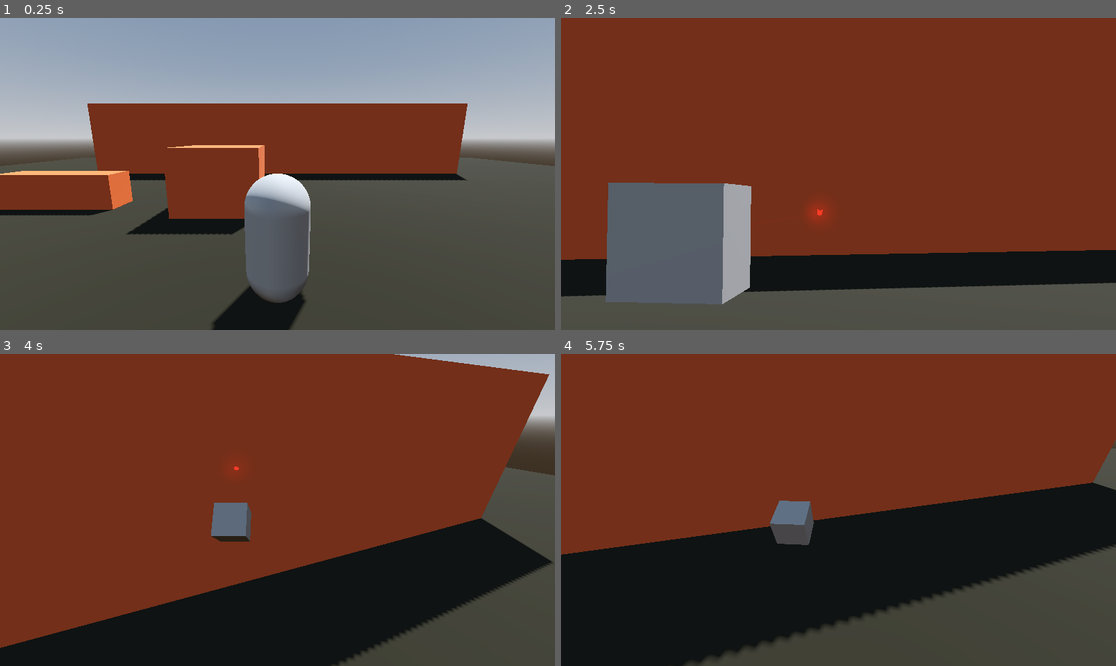
Above: before the commit, frames 1-4 (two rows, left to right).
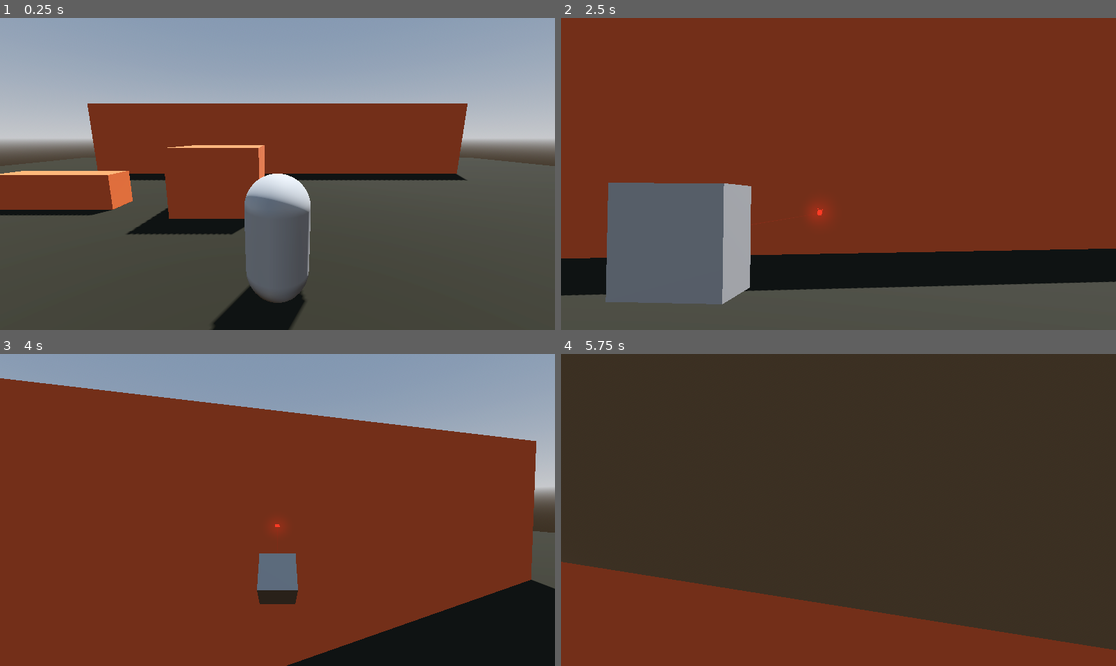
Above: after the commit, the same moments.

Repository: Peter-Pyshnyy/metamorphosis-game-jam-
Game: Godot game, scene res://main_scene.tscn
The game is run twice, just before and just after one commit, with the same random seed, the same clock (stepped at 60 frames per second) and the same inputs.
Inputs (mouse positions are in pixels of both pictures, inside the frame that each line leads up to):
- Up to frame 1 (0.25 s): no input
- Up to frame 2 (2.5 s): tap Enter at 0.5 s; move the mouse to (866, 174) at 0.52 s; hold Right mouse button (zoom) 0.53-1.28 s; hold W (move_forward) from 0.53 s (still down); tap Space (move_jump) at 0.77, 1.52 s; move the mouse to (810, 174) at 1.27 s; click (810, 174) at 1.35 s; right-click (810, 174) at 1.55 s; move the mouse to (849, 167) at 2.02 s; hold Right mouse button (zoom) from 2.03 s (still down)
- Up to frame 3 (4 s): keep holding W (move_forward); move the mouse to (271, 516) at 2.77 s; release Right mouse button (zoom) at 2.78 s; right-click (271, 516) at 2.85 s; tap Space (move_jump) at 3.02, 3.77 s; move the mouse to (316, 513) at 3.52 s; hold Right mouse button (zoom) from 3.53 s (still down); click (316, 513) at 3.6 s
- Up to frame 4 (5.75 s): keep holding W (move_forward); move the mouse to (794, 506) at 4.27 s; release Right mouse button (zoom) at 4.28 s; right-click (794, 506) at 4.35 s; tap Space (move_jump) at 4.52 s; move the mouse to (844, 510) at 5.02 s; hold Right mouse button (zoom) from 5.03 s (still down)

The runs differ from the first frame. In frame 2, 0.6% of the frame differs, in the area x 0-100%, y 61-90%; in frame 3, 50%; in frame 4, 96%, in the area x 0-100%, y 0-100%.

Commit message:
added spring_arm

Diff:
--- a/Camera3D.gd
+++ b/Camera3D.gd
@@ -1,7 +1,7 @@
 extends Camera3D
 
 var default_fov := 75.0
-var default_pos := Vector3(0, 0, 3)
+var default_pos := Vector3.ZERO
 var default_pitch := Vector3(deg_to_rad(-10), 0, 0)
 var default_twist := Vector3(0, 0, 0)
 
@@ -9,20 +9,22 @@
 var is_zoomed := false
 var zoom_speed := 25.
 var close_fov := 27.
-var close_pos := Vector3(0.75, -0.70, 3)
+var close_pos := Vector3(0.75, -0.70, 0)
 var close_pitch := Vector3(deg_to_rad(2.5), 0, 0)
 var close_twist := Vector3(0, deg_to_rad(5), 0)
 var TO = false
 
 @onready var camera := $"."
-@onready var pitch := $".."
-@onready var twist := $"../.."
-@onready var player := $"../../.."
+@onready var spring_arm := $".."
+@onready var pitch := $"../.."
+@onready var twist := $"../../.."
+@onready var player := $"../../../.."
 
-@onready var body_mesh := $"../../../body_mesh"
-@onready var body_collision := $"../../../body_collision"
-@onready var gun_mesh := $"../../../gun_mesh"
-@onready var gun_collision := $"../../../gun_collision"
+@onready var body_mesh := $"../../../../body_mesh"
+@onready var body_collision := $"../../../../body_collision"
+@onready var gun_mesh := $"../../../../gun_mesh"
+@onready var gun_collision := $"../../../../gun_collision"
+
 
 # Called when the node enters the scene tree for the first time.
 func _ready():
@@ -31,18 +33,22 @@
 
 # Called every frame. 'delta' is the elapsed time since the previous frame.
 func _process(delta):
-	print(is_zoomed)
-
 	if Input.is_action_pressed("zoom") and !is_zoomed and !TO:
 		is_zooming = true
 		camera.fov = lerp(camera.fov, close_fov, delta * zoom_speed)
-		camera.position = camera.position.lerp(close_pos, delta * zoom_speed)
+		spring_arm.position = spring_arm.position.lerp(close_pos, delta * zoom_speed)
 		pitch.rotation = pitch.rotation.lerp(pitch.rotation + close_pitch, delta * zoom_speed)
 		twist.rotation = twist.rotation.lerp(twist.rotation + close_twist, delta * zoom_speed)
 		Engine.time_scale = lerp(1., 0.7, 2)
 
 		if floor(camera.fov - 0.3) == close_fov:
 			Engine.time_scale = 0.05
+			player.lock_rotation = false
+			var rng = RandomNumberGenerator.new()
+			player.angular_velocity = Vector3(rng.randf_range(-0.5,0.5),
+			rng.randf_range(-0.5,0.5),
+			rng.randf_range(-0.5,0.5)
+			)
 			player.physics_material_override.bounce = 0.5
 			player.mass = 0.1
 			#player.lock_rotation = false
@@ -50,7 +56,7 @@
 			body_mesh.visible = false
 			gun_mesh.visible = true
 			gun_collision.disabled = false
-			camera.position = close_pos
+			spring_arm.position = close_pos
 			#pitch.rotation = close_pitch
 			#twist.rotation = close_twist
 			is_zoomed = true
@@ -61,24 +67,30 @@
 
 	#spin gun after shot around X
 	if TO:
+		player.lock_rotation = false
 		gun_mesh.rotate_object_local(Vector3(1, 0, 0), 6*delta)
 		gun_collision.rotate_object_local(Vector3(1, 0, 0), 6*delta)
 
+
+	print(player.rotation)
 	#after shot
 	if player.shot and is_zoomed:
 		if !TO:
 			TO = true
 			#timer start
 			Engine.time_scale = 1
-			player.lock_rotation = true
+			#player.lock_rotation = true
 			player.apply_central_impulse(gun_mesh.transform.basis.z * 7)
 			camera.fov = default_fov
+			spring_arm.position = default_pos
 			twist.rotation = twist.rotation - close_twist
-			pitch.rotation = Vector3(deg_to_rad(-25), 0, 0)
+			pitch.rotation = Vector3.ZERO
 			await get_tree().create_timer(2).timeout
 		else:
 			return
 		#timer end
+		player.lock_rotation = true
+		player.rotation = Vector3.ZERO
 		TO = false
 		player.shot = false
 		unzoom(delta)
@@ -88,8 +100,10 @@
 		unzoom(delta)
 
 
-	#prevent player from falling through the ground
+	#prevent player from falling through the ground and rotating
 	if Input.is_action_just_released("zoom") and is_zoomed:
+		player.lock_rotation = true
+		player.rotation = Vector3.ZERO
 		is_zoomed = false
 		player.position.y += 0.5
 
@@ -103,7 +117,7 @@
 	player.mass = 1
 	player.lock_rotation = true
 	camera.fov = lerp(camera.fov, default_fov, delta * zoom_speed)
-	camera.position = camera.position.lerp(default_pos, delta * zoom_speed)
+	spring_arm.position = spring_arm.position.lerp(default_pos, delta * zoom_speed)
 	pitch.rotation = pitch.rotation.lerp(default_pitch, delta * zoom_speed)
 	twist.rotation = twist.rotation.lerp(twist.rotation - close_twist, delta * zoom_speed)
 
@@ -114,7 +128,7 @@
 
 	if ceil(camera.fov) == default_fov:
 		player.linear_velocity.y = -5
-		camera.position = default_pos
+		spring_arm.position = default_pos
 		pitch.rotation = default_pitch
 		twist.rotation = twist.rotation - close_twist
 		is_zooming = false
--- a/Player.gd
+++ b/Player.gd
@@ -14,7 +14,7 @@
 @onready var twist_pivot := $TwistPivot
 @onready var pitch_pivot := $TwistPivot/PitchPivot
 @onready var ground_ray := $GroundRayCast # Raycast to check if the player is grounded
-@onready var camera := $TwistPivot/PitchPivot/Camera3D
+@onready var camera := $TwistPivot/PitchPivot/SpringArm3D/Camera3D
 @onready var gun_mesh := $gun_mesh
 
 
--- a/player.tscn
+++ b/player.tscn
@@ -12,9 +12,12 @@
 [sub_resource type="ConvexPolygonShape3D" id="ConvexPolygonShape3D_6glgw"]
 points = PackedVector3Array(-0.125207, -0.532801, -0.480507, 0.0227831, 0.47607, 0.498884, 0.169713, 0.559144, 0.464172 …(924 unchanged characters)…
 
-[sub_resource type="BoxMesh" id="BoxMesh_p571o"]
+[sub_resource type="BoxMesh" id="BoxMesh_757db"]
 
-[sub_resource type="BoxShape3D" id="BoxShape3D_fqcla"]
+[sub_resource type="BoxShape3D" id="BoxShape3D_6g6ck"]
+
+[sub_resource type="SphereShape3D" id="SphereShape3D_4fsvc"]
+radius = 0.1
 
 [node name="Player" type="RigidBody3D"]
 physics_material_override = SubResource("PhysicsMaterial_rneln")
@@ -50,8 +53,12 @@
 [node name="PitchPivot" type="Node3D" parent="TwistPivot"]
 transform = Transform3D(1, 0, 0, 0, 0.984808, 0.173648, 0, -0.173648, 0.984808, 0, 0, 0)
 
-[node name="Camera3D" type="Camera3D" parent="TwistPivot/PitchPivot"]
-transform = Transform3D(1, 0, 0, 0, 1, 0, 0, 0, 1, 0, 0, 3)
+[node name="SpringArm3D" type="SpringArm3D" parent="TwistPivot/PitchPivot"]
+shape = SubResource("SphereShape3D_4fsvc")
+spring_length = 3.0
+
+[node name="Camera3D" type="Camera3D" parent="TwistPivot/PitchPivot/SpringArm3D"]
+transform = Transform3D(1, 0, 0, 0, 1, 1.49012e-08, 0, -1.49012e-08, 1, 0, 5.96046e-08, 3)
 script = ExtResource("2_strcf")
 
 [node name="GroundRayCast" type="RayCast3D" parent="."]
Not shown: 3 places in player.tscn that only renumber resources
